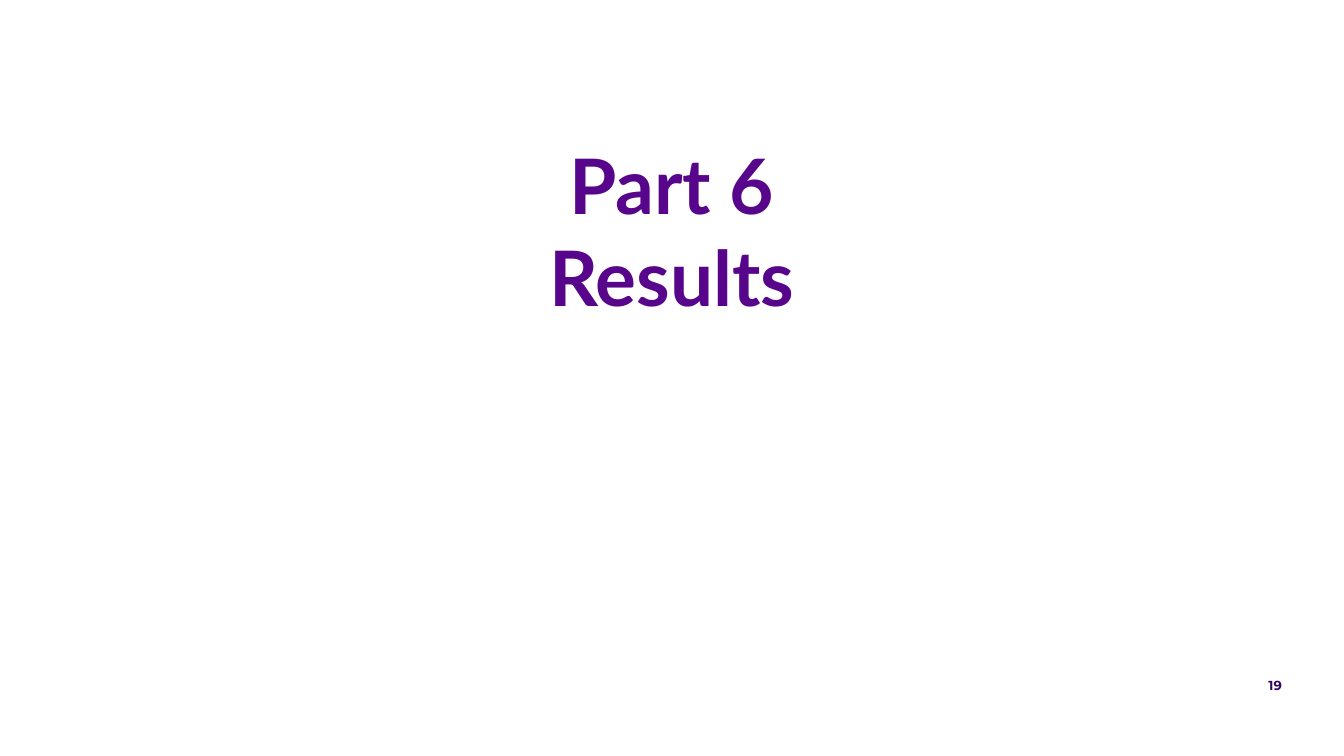
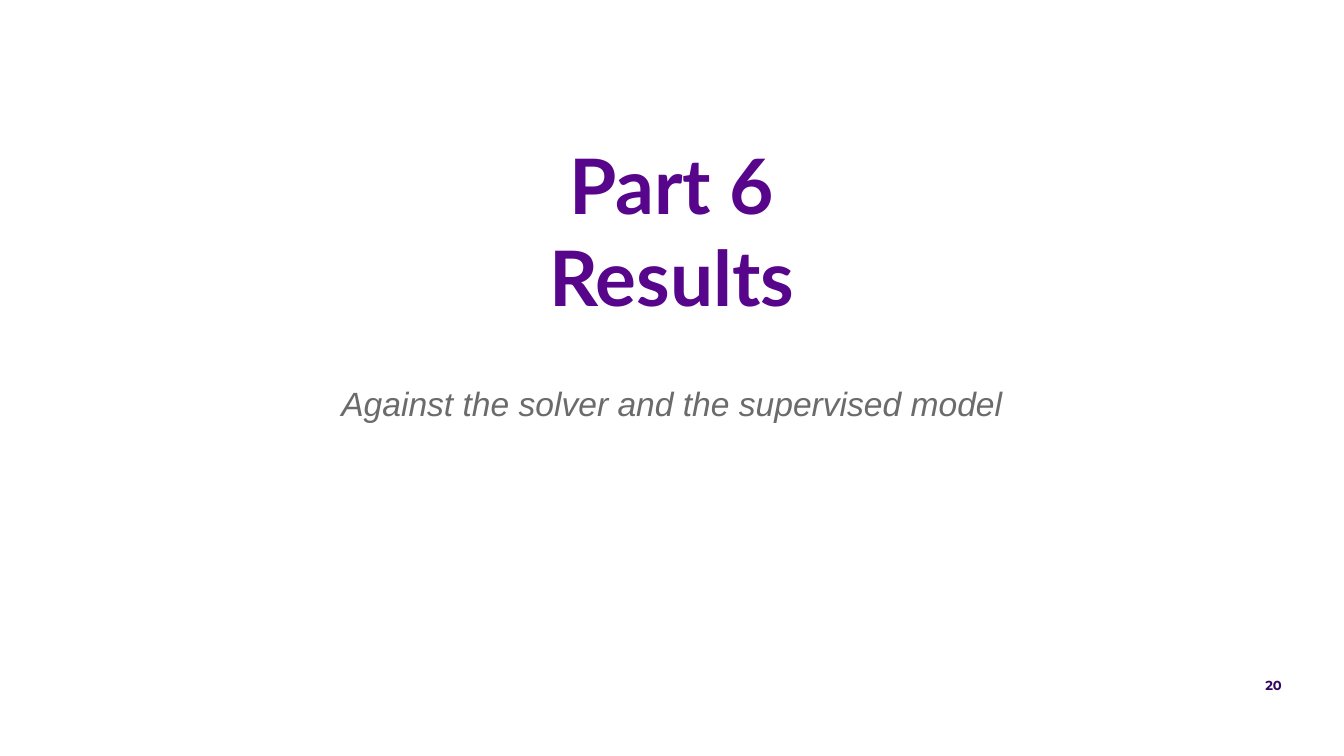
Before and after one commit to FruitPnchSamuraiG/solar-dem-inversion, a slide deck: slide 20 of slides/DEM_deck_v2.pptx (slide 19 before the commit). Drawn at 1344x756 pixels with LibreOffice and Linux fonts; fonts in the diff are those of the drawing; background and template pictures are left out. Boxes give left, top, right and bottom in pixels: in the first picture for what was removed or moved away, otherwise in the second. Text is boxed around its words. In the diff, an @@ line names an element or a change of style, - is before the commit and + after.

Commit message:
slides: summary up front, divider questions, visuals for text-only slides
Adds an 'In one slide' summary after the title, a one-line question under
each Part divider, a test-block diagram on the scoring slide, card layouts
for lessons and next steps, and a closing 'For discussion' slide. The
schema check now lives in slides/check_schema.py.

```diff
--- a/slides/DEM_deck_v2.pptx
+++ b/slides/DEM_deck_v2.pptx
@@ text added at (x1=341, y1=391, x2=1002, y2=422), 18 pt, text #6B6B6B, italic @@
+Against the solver and the supervised model
@@ page number at (x1=1265, y1=680, x2=1281, y2=690): text changed @@
-19
+20
```
Also in this commit, not shown: 9 other slides changed, 3 slides added, 1 slide removed, 5 other files.
